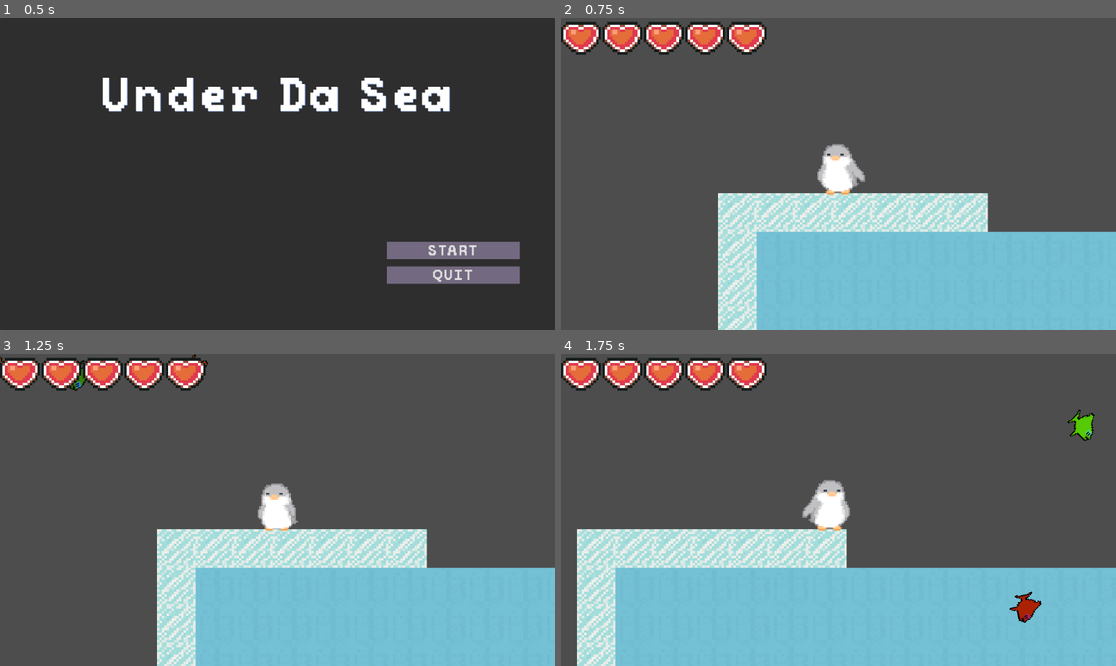
Above: before the commit, frames 1-4 (two rows, left to right).
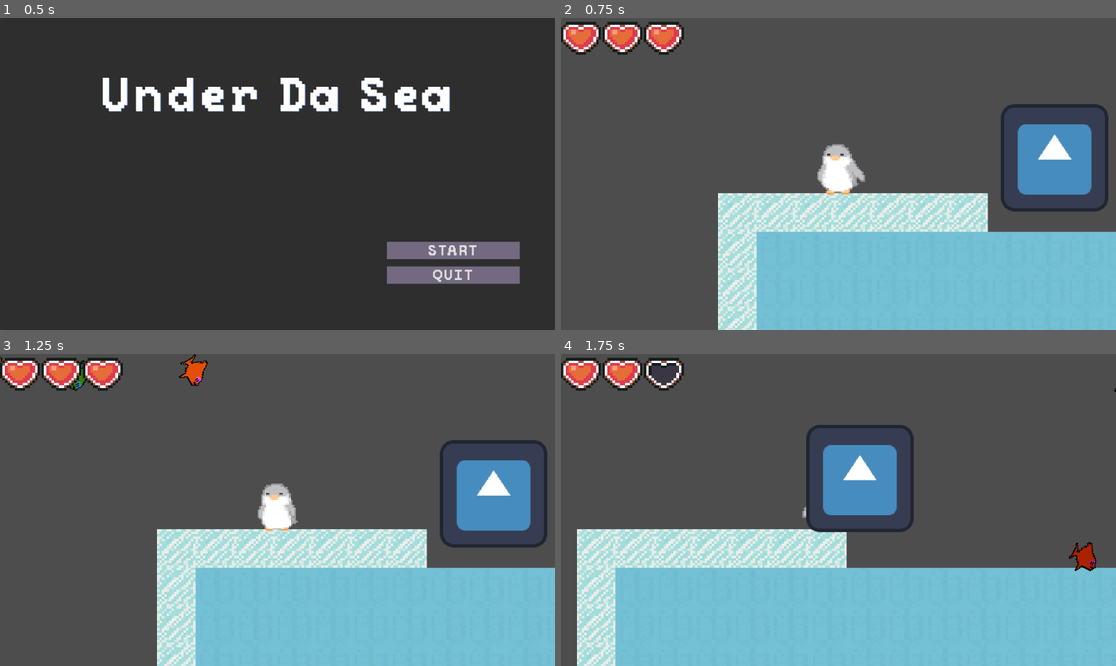
Above: after the commit, the same moments.

Repository: Jesuscanwalk/Under-da-sea
Game: Godot game, scene res://menus/main menu.tscn
The game is run twice, just before and just after one commit, with the same random seed, the same clock (stepped at 60 frames per second) and the same inputs. The project has no main scene, so this scene is started directly. The engine's default icon, where the game draws it, is replaced by a stand-in: a white triangle on a blue panel in a dark square.
Inputs:
- Up to frame 1 (0.5 s): no input
- Up to frame 2 (0.75 s): click "START" at 0.5 s
- Up to frame 3 (1.25 s): no input
- Up to frame 4 (1.75 s): hold D (right) from 1.28 s (still down); tap Space (jump) at 1.52 s

Frame 1 is identical in both runs. In frame 2, 5.1% of the frame differs, in the area x 22-99%, y 1-63%; in frame 3, 5.1%; in frame 4, 6.6%, in the area x 15-100%, y 1-87%.
Error before the commit: Invalid access to property or key 'currentHealth' on a base object of type 'CharacterBody2D (Player)'. (res://test.gd:31)

Commit message:
health bar works but cant die

Diff:
--- a/under-da-sea/bars/hearts_container.gd
+++ b/under-da-sea/bars/hearts_container.gd
@@ -7,9 +7,9 @@
 		var heart = HeartGUIClass.instantiate()
 		add_child(heart)
 
-func updateHearts(currentHealth: int):
+func updateHearts(current_health: int):
 	var hearts = get_children()
-	for i in range(currentHealth):
+	for i in range(current_health):
 		hearts[i].update(true)
-	for i in range(currentHealth, hearts.size()):
+	for i in range(current_health, hearts.size()):
 		hearts[i].update(false)
--- a/under-da-sea/mob/mob.gd
+++ b/under-da-sea/mob/mob.gd
@@ -20,6 +20,18 @@
 		if body is Player:
 			_player = null
 	)
+	hitbox.body_entered.connect(func (body: Node) -> void:
+		if body is Player:
+			body.current_health -= damage
+			damage_timer.start()
+			)
+	hitbox.body_exited.connect(func (body: Node) -> void:
+		if body is Player:
+			damage_timer.stop()
+			)
+	damage_timer.timeout.connect(func () -> void:
+		_player.current_health -= damage
+		)
 
 func _physics_process(delta: float) -> void:
 	if _player == null:
--- a/under-da-sea/mob/mob.tscn
+++ b/under-da-sea/mob/mob.tscn
@@ -4,23 +4,27 @@
 [ext_resource type="Script" path="res://mob/mob.gd" id="1_lqw1b"]
 
 [sub_resource type="RectangleShape2D" id="RectangleShape2D_ykmop"]
-size = Vector2(127, 125)
+size = Vector2(43, 41.5)
 
 [sub_resource type="CircleShape2D" id="CircleShape2D_fatr0"]
-radius = 226.797
+radius = 75.2396
 
 [sub_resource type="RectangleShape2D" id="RectangleShape2D_eagxg"]
-size = Vector2(140, 132)
+size = Vector2(42.5, 40)
 
 [node name="Mob" type="CharacterBody2D"]
+collision_layer = 4
+collision_mask = 4
 motion_mode = 1
 script = ExtResource("1_lqw1b")
 
 [node name="Sprite2D" type="Sprite2D" parent="."]
+position = Vector2(-6.25, -21.75)
+scale = Vector2(0.347656, 0.347656)
 texture = ExtResource("1_0glb4")
 
 [node name="CollisionShape2D2" type="CollisionShape2D" parent="."]
-position = Vector2(0.5, -0.5)
+position = Vector2(-7, -25)
 shape = SubResource("RectangleShape2D_ykmop")
 debug_color = Color(0.73755, 0.40624, 0.61582, 0.42)
 
@@ -28,12 +32,13 @@
 unique_name_in_owner = true
 
 [node name="CollisionShape2D" type="CollisionShape2D" parent="DetectionArea"]
+position = Vector2(-4, -22)
 shape = SubResource("CircleShape2D_fatr0")
 
 [node name="Hitbox" type="Area2D" parent="."]
 
 [node name="CollisionShape2D" type="CollisionShape2D" parent="Hitbox"]
-position = Vector2(-2, 0)
+position = Vector2(-5, -25)
 shape = SubResource("RectangleShape2D_eagxg")
 debug_color = Color(0.808213, 0.33409, 0.630594, 0.42)
 
--- a/under-da-sea/player/player.gd
+++ b/under-da-sea/player/player.gd
@@ -1,7 +1,8 @@
 class_name Player extends CharacterBody2D
 
+signal health_changed
+
 @onready var collision_shape_2d: CollisionShape2D = $CollisionShape2D
-@export var max_health := 5
 @onready var animated_sprite: AnimatedSprite2D = $AnimationPlayer
 
 @export var SPEED : float = 130.0
@@ -10,7 +11,9 @@
 @export var SWIM_VELOCITY : float = 80
 @export var SWIM_JUMP : float = -200
 
-var health := max_health: set = set_health
+@export var max_health = 3
+@onready var current_health: int = max_health
+
 var gravity = ProjectSettings.get_setting("physics/2d/default_gravity")
 var is_in_water : bool = false
 
@@ -47,24 +50,26 @@
 	else:
 		velocity.x = move_toward(velocity.x, 0, SPEED)
 	move_and_slide()
-
-func set_health(new_health: int) -> void:
-	var previous_health := health
-	health = clampi(new_health, 0, max_health)
-	#health_bar.value = health
-	if health == 0:
-		die()
+	handle_collision()
 
 func die() -> void:
 	queue_free()
 	collision_shape_2d.set_deferred("disabled", true)
 	get_tree().change_scene_to_file("res://menus/end.tscn")
 
+func handle_collision():
+	for i in get_slide_collision_count():
+		var collision = get_slide_collision(i)
+		var collider = collision.get_collider()
+		print_debug(collider.name)
 
 func _on_water_detection_water_state_changed(is_in_water):
 	self.is_in_water = is_in_water
 	print(is_in_water)
 
-
 func _on_hurt_box_area_entered(area: Area2D) -> void:
-	pass # Replace with function body.
+	if area.name == "HitBox":
+		current_health -= 1
+		if current_health < 0:
+			die()
+	health_changed.emit(current_health)
--- a/under-da-sea/player/player.tscn
+++ b/under-da-sea/player/player.tscn
@@ -139,6 +139,7 @@
 position = Vector2(-1, -2)
 
 [node name="HurtBox" type="Area2D" parent="."]
+collision_mask = 5
 
 [node name="CollisionShape2D" type="CollisionShape2D" parent="HurtBox"]
 shape = SubResource("CircleShape2D_xuwma")
--- a/under-da-sea/test.gd
+++ b/under-da-sea/test.gd
@@ -28,8 +28,8 @@
 			var random_offset = Vector2(randf_range(-group_radius, group_radius), randf_range(-group_radius, group_radius))
 
 	HeartsContainer.setMaxHearts(player.max_health)
-	HeartsContainer.updateHearts(player.currentHealth)
-	player.healthChanged.connect(HeartsContainer.updateHearts)
+	HeartsContainer.updateHearts(player.current_health)
+	player.health_changed.connect(HeartsContainer.updateHearts)
 
 func spawnFish():
 	var fish : Area2D = preload("res://Fish/fish.tscn").instantiate()
--- a/under-da-sea/test.tscn
+++ b/under-da-sea/test.tscn
@@ -6,6 +6,7 @@
 [ext_resource type="Texture2D" uid="uid://b7b25hc2d8itu" path="res://map/Lands2.png" id="3_8w17r"]
 [ext_resource type="PackedScene" uid="uid://cnv6j7ubi85lw" path="res://Fish/fish.tscn" id="4_piqol"]
 [ext_resource type="PackedScene" uid="uid://c8fnv6um65h85" path="res://bars/hearts_container.tscn" id="6_ascy7"]
+[ext_resource type="PackedScene" uid="uid://rnuiv84gehib" path="res://mob/mob.tscn" id="7_bkfj6"]
 
 [sub_resource type="TileSetAtlasSource" id="TileSetAtlasSource_0rhee"]
 texture = ExtResource("3_8w17r")
@@ -52,4 +53,7 @@
 [node name="Fish" parent="fishfolder" instance=ExtResource("4_piqol")]
 position = Vector2(680, 840)
 
+[node name="Mob" parent="." instance=ExtResource("7_bkfj6")]
+position = Vector2(274, 341)
+
 [connection signal="timeout" from="Timer" to="." method="_on_timer_timeout"]
Not shown: 1 places in under-da-sea/test.tscn that only renumber resources
